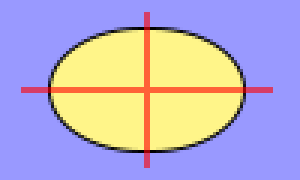
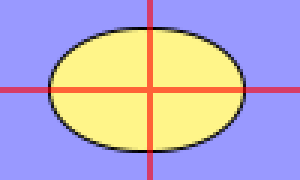
Before/after of a (300, 180) layered artwork. What changed in the layer stack:
painted on "crosshairs" over [0, 0, 300, 180]
